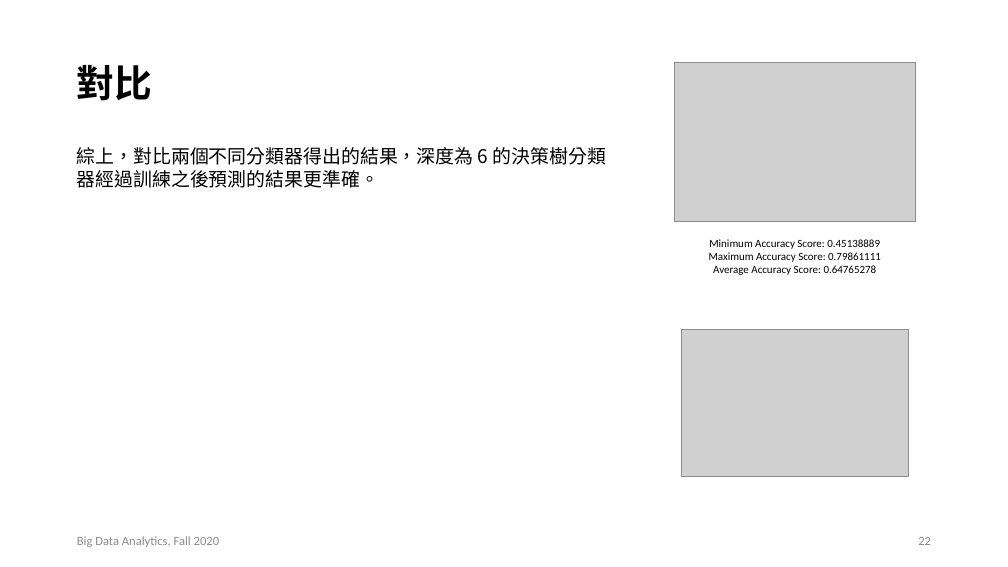
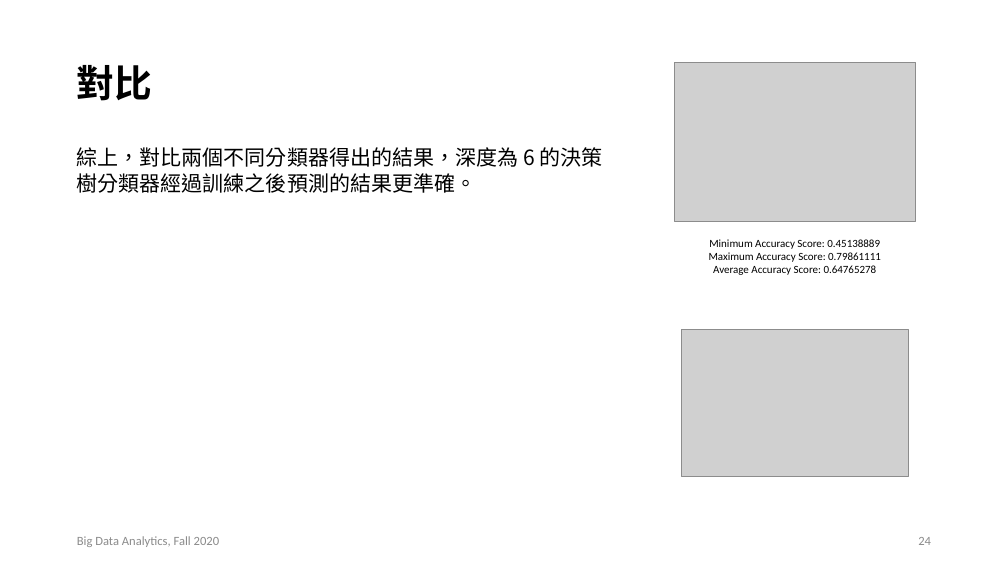
Before and after one commit to SanoTaco/Fall2020_BDA_Final, a slide deck: slide 24 of BDA_FInal_P.pptx (slide 22 before the commit). Drawn at 1008x567 pixels with LibreOffice and Linux fonts; fonts in the diff are those of the drawing; grey boxes stand for pictures. Boxes give left, top, right and bottom in pixels: in the first picture for what was removed or moved away, otherwise in the second. Text is boxed around its words. In the diff, an @@ line names an element or a change of style, - is before the commit and + after.

```diff
--- a/BDA_FInal_P.pptx
+++ b/BDA_FInal_P.pptx
@@ text "綜上，對比兩個不同分類器得出的結果，深度為 6 的決策樹分類器經過訓練之後預測的結果更準確。" at <box>77,147,603,193</box>: size 18 to 20 pt @@
@@ page number at <box>918,537,931,545</box>: text changed @@
-22
+24
```
Also in this commit, not shown: 6 other slides changed, 2 slides added, 1 other file.
